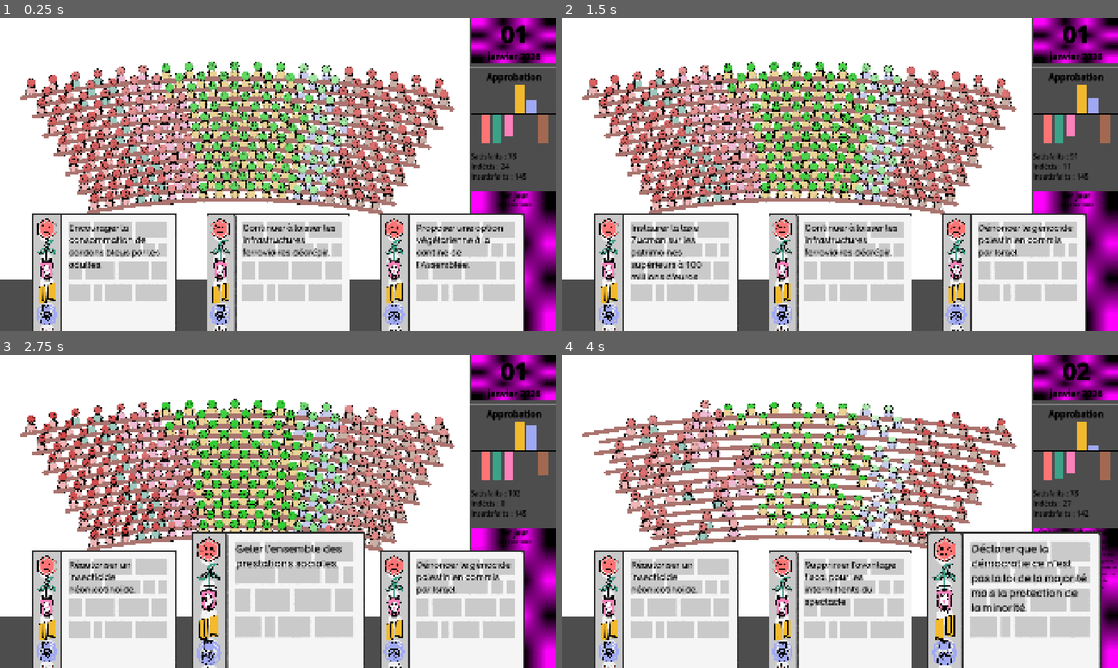
Above: before the commit, frames 1-4 (two rows, left to right).
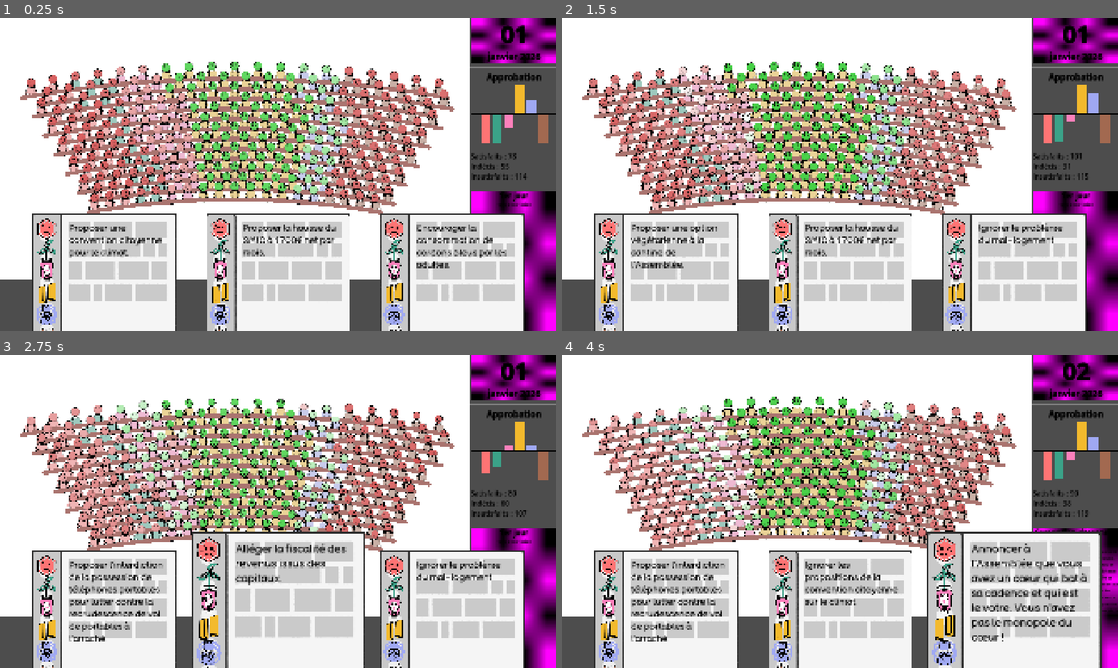
Above: after the commit, the same moments.

Repository: remimorvan/assemblee-nationale-simulator
Game: Godot game, scene res://scenes/game.tscn
The game is run twice, just before and just after one commit, with the same random seed, the same clock (stepped at 60 frames per second) and the same inputs.
Inputs (mouse positions are in pixels of both pictures, inside the frame that each line leads up to):
- Up to frame 1 (0.25 s): no input
- Up to frame 2 (1.5 s): tap Enter at 0.5 s; move the mouse to (1073, 115) at 0.52 s; click (1073, 115) at 0.67 s; tap Space at 1.25 s; move the mouse to (667, 309) at 1.27 s; click (667, 309) at 1.42 s
- Up to frame 3 (2.75 s): move the mouse to (278, 646) at 2.02 s; click (278, 646) at 2.17 s
- Up to frame 4 (4 s): move the mouse to (1012, 646) at 2.77 s; click (1012, 646) at 2.92 s; click (1012, 646) at 3.67 s

The runs differ from the first frame. In frame 1, 2.2% of the frame differs, in the area x 12-95%, y 35-80%; in frame 2, 6.1%; in frame 3, 17%; in frame 4, 19%, in the area x 4-100%, y 13-92%.

Commit message:
fix card convention

Diff:
--- a/scenes/player.tscn
+++ b/scenes/player.tscn
@@ -1,8 +1,10 @@
-[gd_scene load_steps=2 format=3 uid="uid://bf3fndiyasfyq"]
+[gd_scene load_steps=3 format=3 uid="uid://bf3fndiyasfyq"]
 
 [ext_resource type="Script" uid="uid://cxd4eq1rg0n2d" path="res://scripts/player.gd" id="1_3vyb7"]
+[ext_resource type="PackedScene" uid="uid://b7jidntt07fi4" path="res://scenes/card.tscn" id="2_g2els"]
 
 [node name="Player" type="Node2D"]
 script = ExtResource("1_3vyb7")
+card = ExtResource("2_g2els")
 
 [node name="Hand" type="Node2D" parent="."]
--- a/scripts/deck.gd
+++ b/scripts/deck.gd
@@ -48,7 +48,7 @@
 				total_card_effects += card_mean_effect
 			print("Nombre de cartes : " + str(len(all_cards)))
 			print("Effet moyen des cartes : " + str(total_card_effects/len(all_cards)))
-			all_cards.shuffle()
+			#all_cards.shuffle()
 		else:
 			print("Expected array")
 	else:
--- a/scripts/hemicycle.gd
+++ b/scripts/hemicycle.gd
@@ -20,7 +20,7 @@
 ]
 var sum_group_repartition: int = 0 # Computed at _init()
 
-var default_approval: Array[float] = [-3.0, -2.5, -1.5, 3.0, 1.0, -2.5]
+var default_approval: Array[float] = [-3.0, -2.5, -1.0, 3.0, 1.0, -2.5]
 
 var party_colors: PackedVector3Array = [
 	Vector3(255., 116., 116.)/256.,
--- a/scripts/mp.gd
+++ b/scripts/mp.gd
@@ -6,6 +6,7 @@
 #var affinity: Dictionary[String, float] # like social, french fries, economy
 var approval: float
 var present: bool = true
+const threshold_vote: float = 1.5 # Threshold above which you're sure of your vote
 
 @export var happy_color = Color(0.2,0.8,0.2,1.)
 @export var indifferent_color = Color(1.,1.,1.,1.)
@@ -42,9 +43,9 @@
 
 func change_approval(qty: float) -> void:
 	approval += qty
-	if qty > .2:
+	if qty > .4:
 		$Sprites/AnimationPlayer.queue("happy")
-	elif qty < .2:
+	elif qty < -.4:
 		$Sprites/AnimationPlayer.queue("unhappy")
 
 # Called every frame. 'delta' is the elapsed time since the previous frame.
@@ -54,9 +55,9 @@
 	$Sprites/head/face_neutral.visible = false
 	$Sprites/head/face_unhappy.visible = false
 
-	if approval > 2:
+	if approval >= threshold_vote:
 		$Sprites/head/face_happy.visible = true
-	elif approval < -2:
+	elif approval <= -threshold_vote:
 		$Sprites/head/face_unhappy.visible = true
 	else:
 		$Sprites/head/face_neutral.visible = true
Not shown: 1 places in scenes/card.tscn that only renumber resources
Not shown: 1 places in scenes/game.tscn that only renumber resources
Not shown: 1 places in scenes/mp.tscn that only renumber resources
